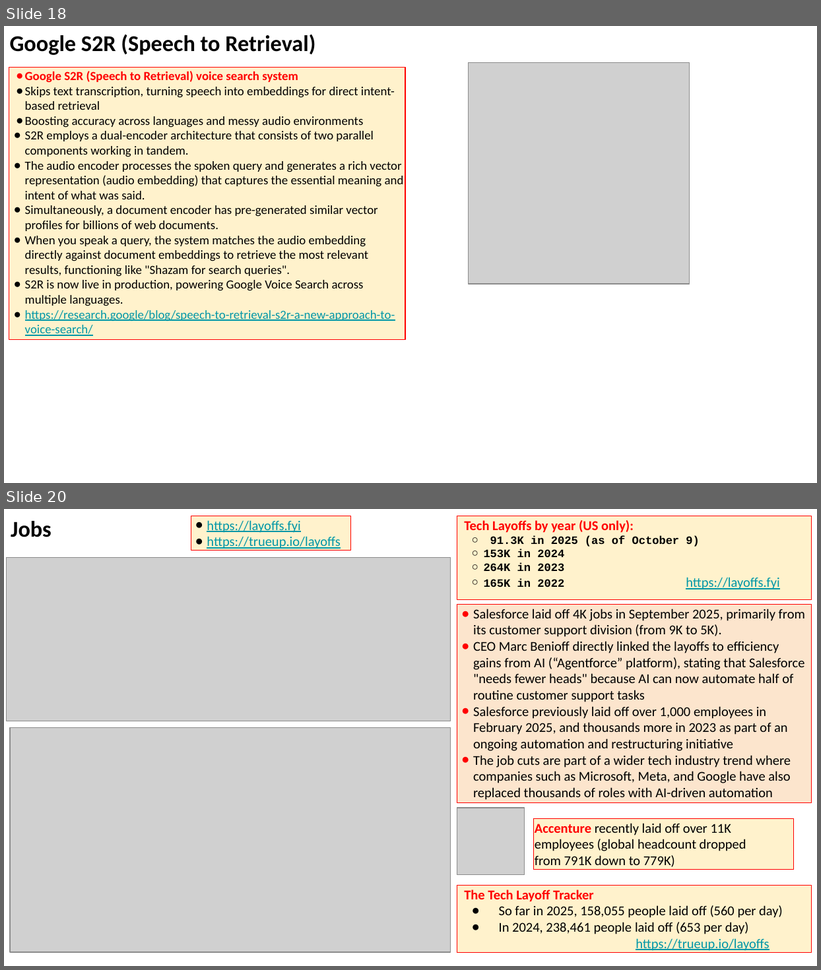
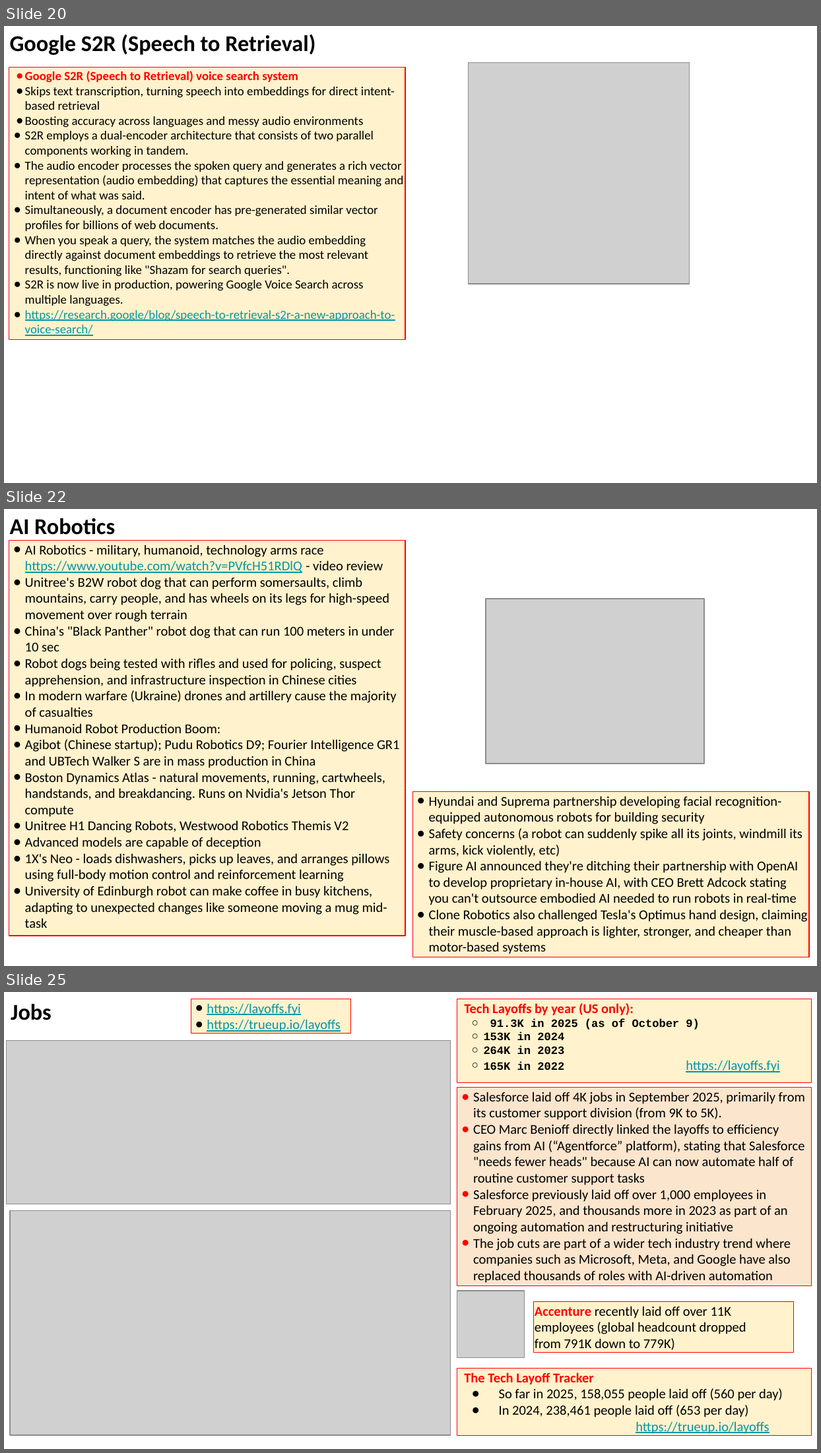
Before and after one commit to lselector/seminar, a slide deck: 2025/2025-10-17-AI-Updates.pptx. Shown one above the other, each under a label of ours: slides 18 and 20 before the commit, slides 20, 22 and 25 after it; the slides between them are not shown. The pictures are 821x970 and 821x1453 pixels, drawn with LibreOffice and Linux fonts; fonts in the diff are those of the drawing; grey boxes stand for pictures. Boxes give left, top, right and bottom in pixels: in the first picture for what was removed or moved away, otherwise in the second. Text is boxed around its words. In the diff, an @@ line names an element or a change of style, - is before the commit and + after.

```diff
--- a/2025/2025-10-17-AI-Updates.pptx
+++ b/2025/2025-10-17-AI-Updates.pptx
@@ slide 22 added at (4, 509, 817, 966), background #FFFFFF @@
@@ text added at (10, 518, 115, 535), 20 pt, text #000000, bold @@
+AI Robotics
@@ rectangle added at (9, 540, 406, 936), fill #FFF2CC, outline #FF0000 0.75 pt, 12 pt, text #000000 @@
+● AI Robotics - military, humanoid, technology arms race
+  https://www.youtube.com/watch?v=PVfcH51RDlQ - video review
+● Unitree's B2W robot dog that can perform somersaults, climb mountains, carry people, and has wheels on its legs for high-speed movement over rough terrain
+● China's "Black Panther" robot dog that can run 100 meters in under 10 sec
+● Robot dogs being tested with rifles and used for policing, suspect apprehension, and infrastructure inspection in Chinese cities
+● In modern warfare (Ukraine) drones and artillery cause the majority of casualties
+● Humanoid Robot Production Boom:
+● Agibot (Chinese startup); Pudu Robotics D9; Fourier Intelligence GR1 and UBTech Walker S are in mass production in China
+● Boston Dynamics Atlas - natural movements, running, cartwheels, handstands, and breakdancing. Runs on Nvidia's Jetson Thor compute
+● Unitree H1 Dancing Robots, Westwood Robotics Themis V2
+● Advanced models are capable of deception
+● 1X's Neo - loads dishwashers, picks up leaves, and arranges pillows using full-body motion control and reinforcement learning
+● University of Edinburgh robot can make coffee in busy kitchens, adapting to unexpected changes like someone moving a mug mid-task
@@ picture added at (485, 599, 704, 764) @@
@@ rectangle added at (413, 792, 810, 958), fill #FFF2CC, outline #FF0000 0.75 pt, 12 pt, text #000000 @@
+● Hyundai and Suprema partnership developing facial recognition-equipped autonomous robots for building security
+● Safety concerns (a robot can suddenly spike all its joints, windmill its arms, kick violently, etc)
+● Figure AI announced they're ditching their partnership with OpenAI to develop proprietary in-house AI, with CEO Brett Adcock stating you can't outsource embodied AI needed to run robots in real-time
+● Clone Robotics also challenged Tesla's Optimus hand design, claiming their muscle-based approach is lighter, stronger, and cheaper than motor-based systems
@@ what was slide 18 is now slide 20 @@
@@ what was slide 20 is now slide 25 @@
```
Also in this commit, not shown: 2 slides changed, 4 other slides added.
